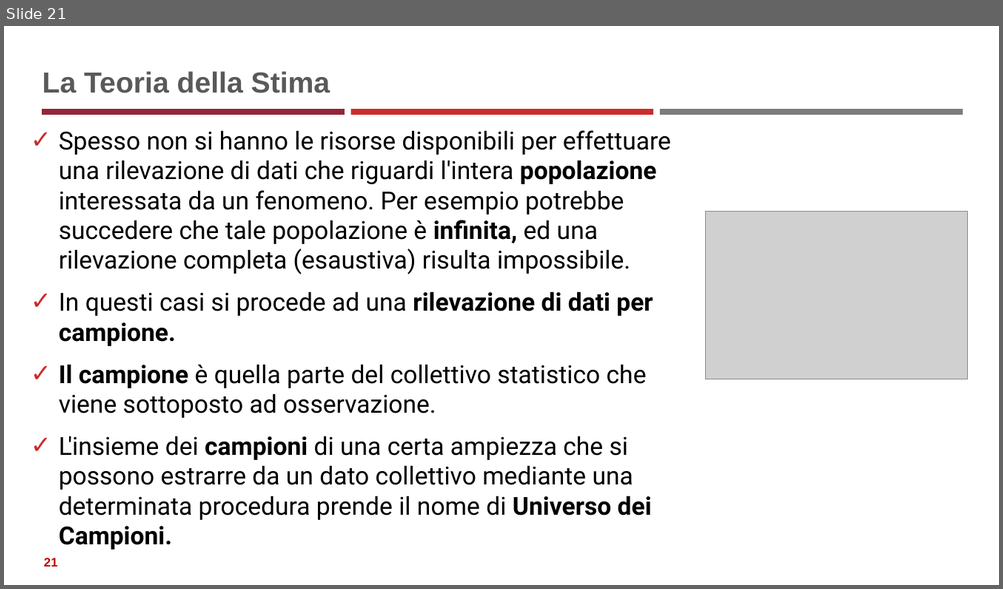
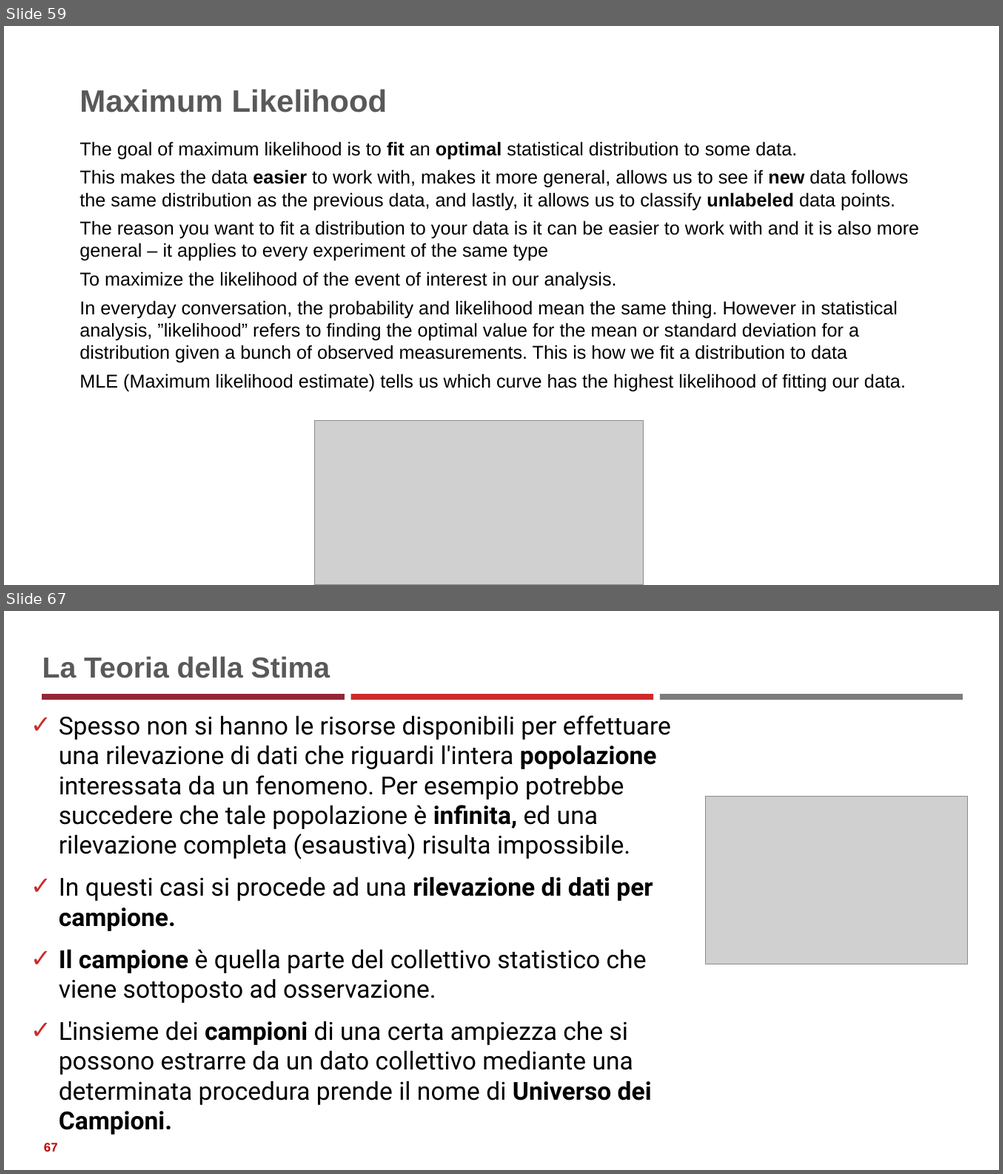
Before and after one commit to neural1977/data_science_interview_material, a slide deck: Statistics_ita.pptx. Shown one above the other, each under a label of ours: slide 21 before the commit, slides 59 and 67 after it; the slides between them are not shown. The pictures are 1003x589 and 1003x1174 pixels, drawn with LibreOffice and Linux fonts; fonts in the diff are those of the drawing; grey boxes stand for pictures. Boxes give left, top, right and bottom in pixels: in the first picture for what was removed or moved away, otherwise in the second. Text is boxed around its words. In the diff, an @@ line names an element or a change of style, - is before the commit and + after.

```diff
--- a/Statistics_ita.pptx
+++ b/Statistics_ita.pptx
@@ slide 59 added at box(4, 26, 999, 585), background #FFFFFF @@
@@ title added at box(79, 89, 387, 113), 30 pt, text #595959, bold @@
+Maximum Likelihood
@@ text added at box(79, 141, 919, 392), 18 pt, text #000000 @@
+The goal of maximum likelihood is to fit an optimal statistical distribution to some data.
+This makes the data easier to work with, makes it more general, allows us to see if new data follows the same distribution as the previous data, and lastly, it allows us to classify unlabeled data points.
+The reason you want to fit a distribution to your data is it can be easier to work with and it is also more general – it applies to every experiment of the same type
+To maximize the likelihood of the event of interest in our analysis.
+In everyday conversation, the probability and likelihood mean the same thing. However in statistical analysis, ”likelihood” refers to finding the optimal value for the mean or standard deviation for a distribution given a bunch of observed measurements. This is how we fit a distribution to data
+MLE (Maximum likelihood estimate) tells us which curve has the highest likelihood of fitting our data.
@@ picture added at box(314, 420, 643, 585) @@
@@ what was slide 21 is now slide 67 @@
@@ page number at box(44, 1143, 58, 1152): text changed @@
-21
+67
```
Also in this commit, not shown: 1 slide changed, 45 other slides added, 11 other files.
